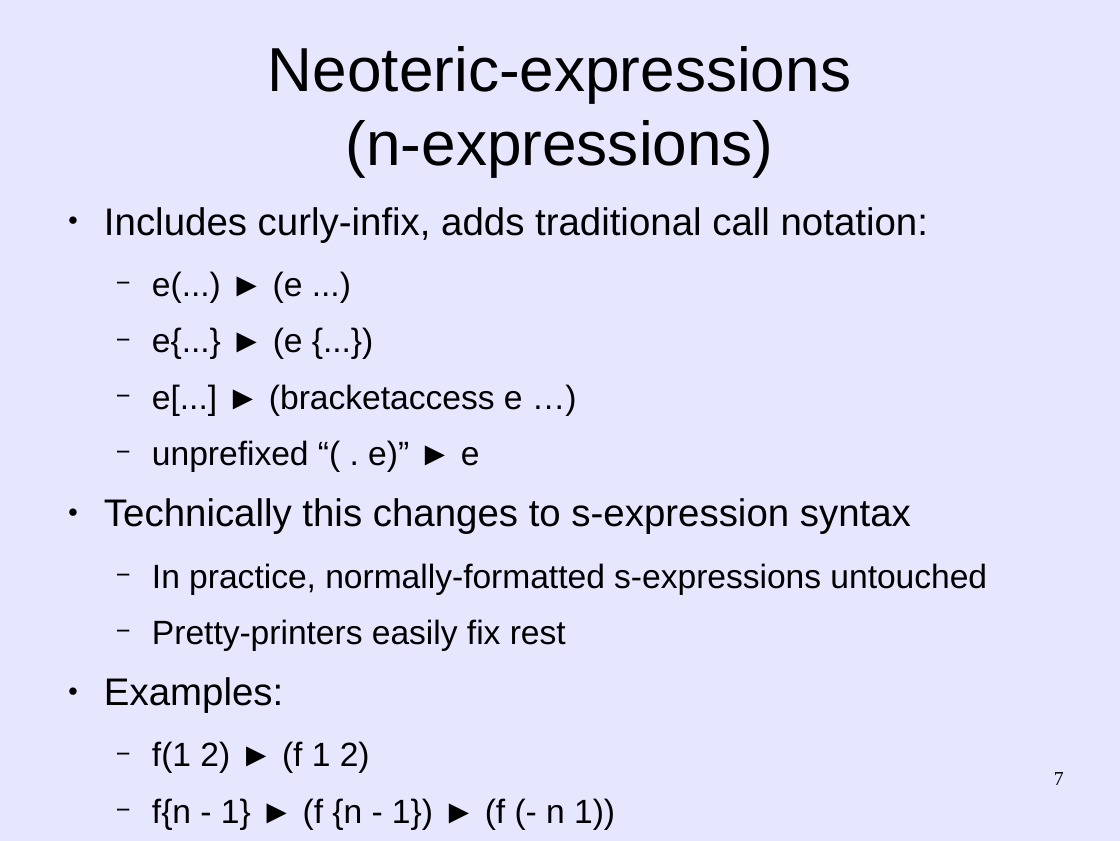
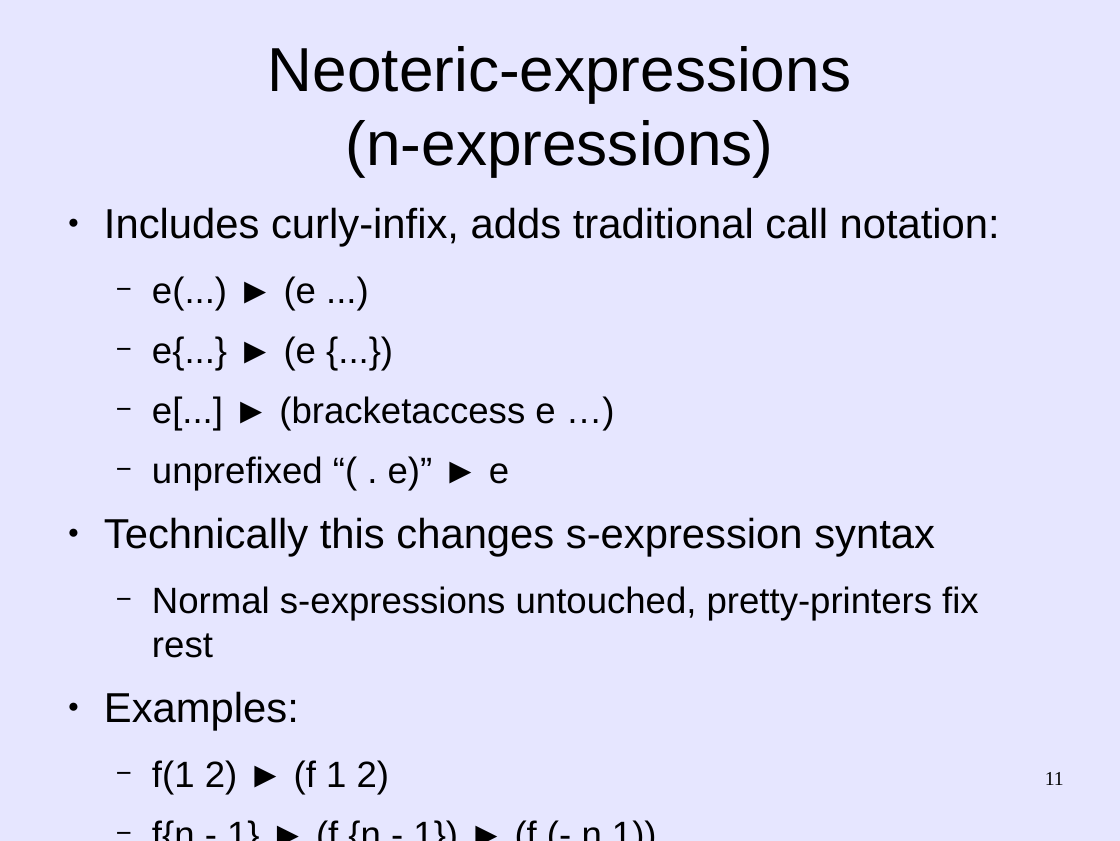
Before and after one commit to martin12333/Readable-Lisp-S-expressions, a slide deck: slide 11 of readable-s-expressions.odp (slide 7 before the commit). Drawn at 1120x841 pixels with LibreOffice and Linux fonts; fonts in the diff are those of the drawing. Boxes give left, top, right and bottom in pixels: in the first picture for what was removed or moved away, otherwise in the second. Text is boxed around its words. In the diff, an @@ line names an element or a change of style, - is before the commit and + after.

Commit message:
readable-s-expressions.odp: Refinements suggested by Arne Babenhauserheide
  - Modified .odp presentation, based on refinements suggested by
    Arne Babenhauserheide.  The .odp isn't the same as Arne's, but
    it splits the material into more slides, and uses some formats
    he suggested.

```diff
--- a/readable-s-expressions.odp
+++ b/readable-s-expressions.odp
@@ text at <box>104,207,1000,794</box>: size 27.2 to 29.6 pt in "Includes curly-infix, adds traditional call notation:", "Examples:"; size 23.8 to 25.9 pt in "e(...) ► (e ...)", "e{...} ► (e {...})", "e[...] ► (bracketaccess e …)", "unprefixed “( . e)” ► e" and 2 more places @@
@@ text at <box>104,517,979,658</box>: text changed; size 23.8 to 25.9 pt @@
-● Technically this changes to s-expression syntax
-  − In practice, normally-formatted s-expressions untouched
-  − Pretty-printers easily fix rest
+● Technically this changes s-expression syntax
+  − Normal s-expressions untouched, pretty-printers fix rest
@@ page number at <box>1045,772,1064,785</box>: text changed @@
-7
+11
```
Also in this commit, not shown: 7 other slides changed, 4 slides added.
